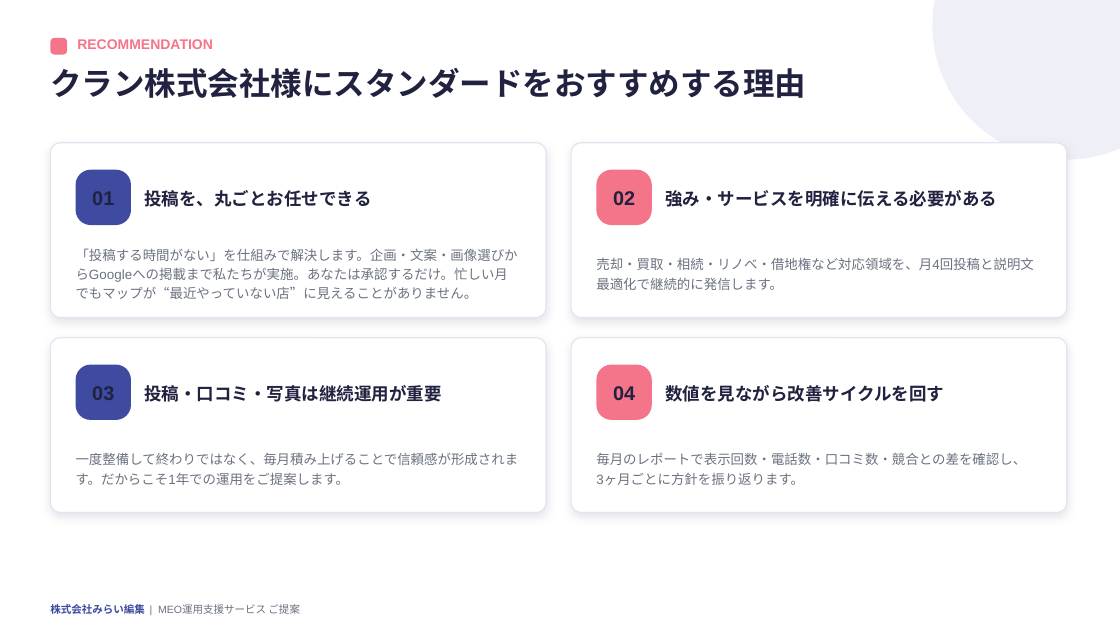
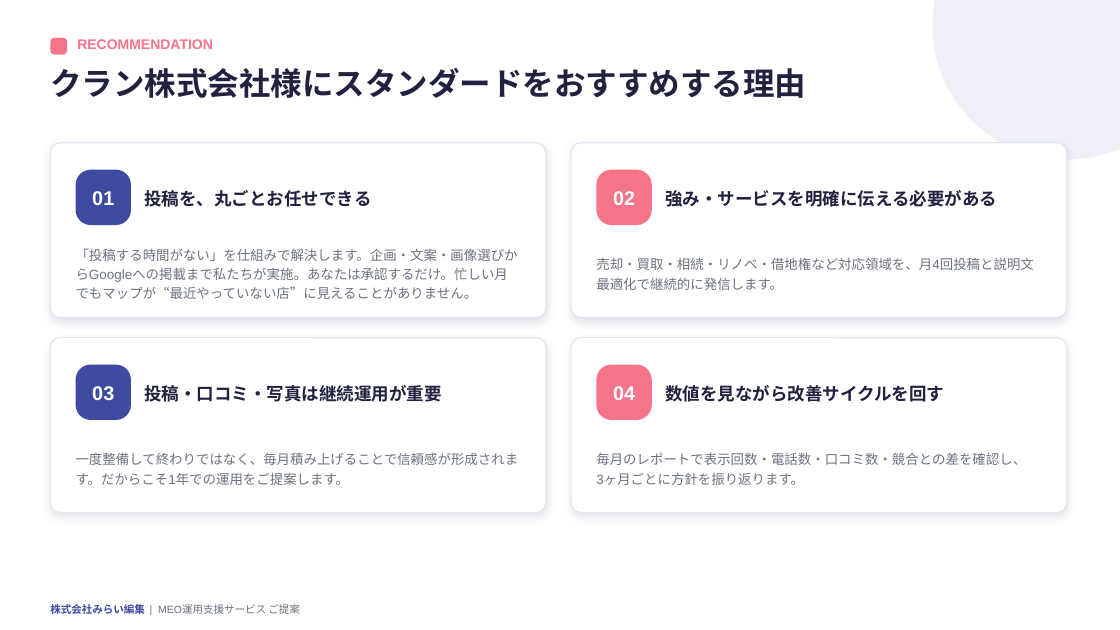
Before and after one commit to kkawano5-ui/website-redesign-machine-, a slide deck: slide 8 of proposal-generator/template/proposal_template.pptx. Drawn at 1120x630 pixels with LibreOffice and Linux fonts; fonts in the diff are those of the drawing. Boxes give left, top, right and bottom in pixels: in the first picture for what was removed or moved away, otherwise in the second. Text is boxed around its words. In the diff, an @@ line names an element or a change of style, - is before the commit and + after.

```diff
--- a/proposal-generator/template/proposal_template.pptx
+++ b/proposal-generator/template/proposal_template.pptx
@@ text colour #20223F to #FFFFFF in 4 elements at (92, 191, 114, 205), (613, 191, 635, 205), (92, 386, 114, 400), (613, 386, 635, 400) @@
```
